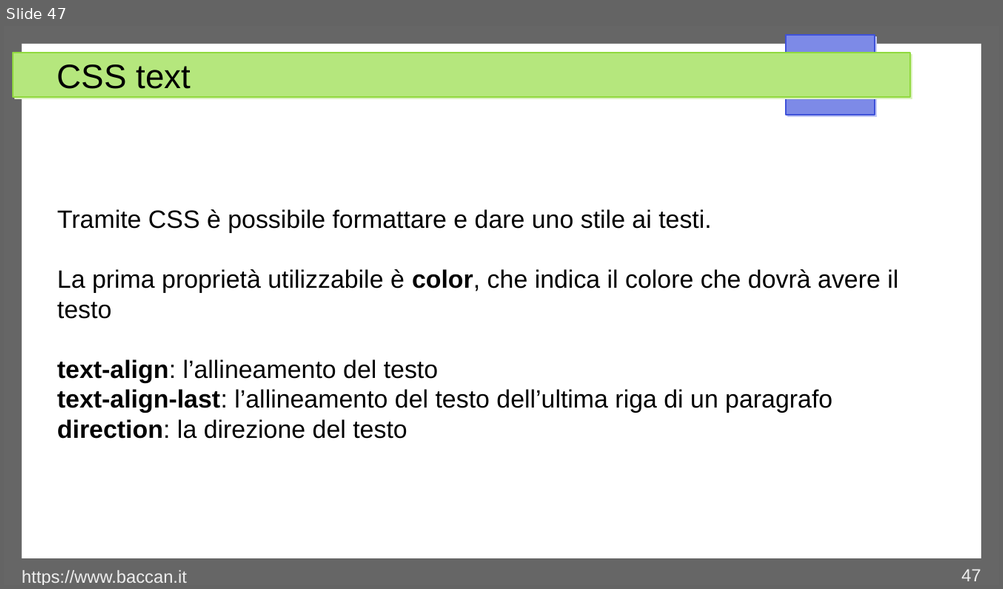
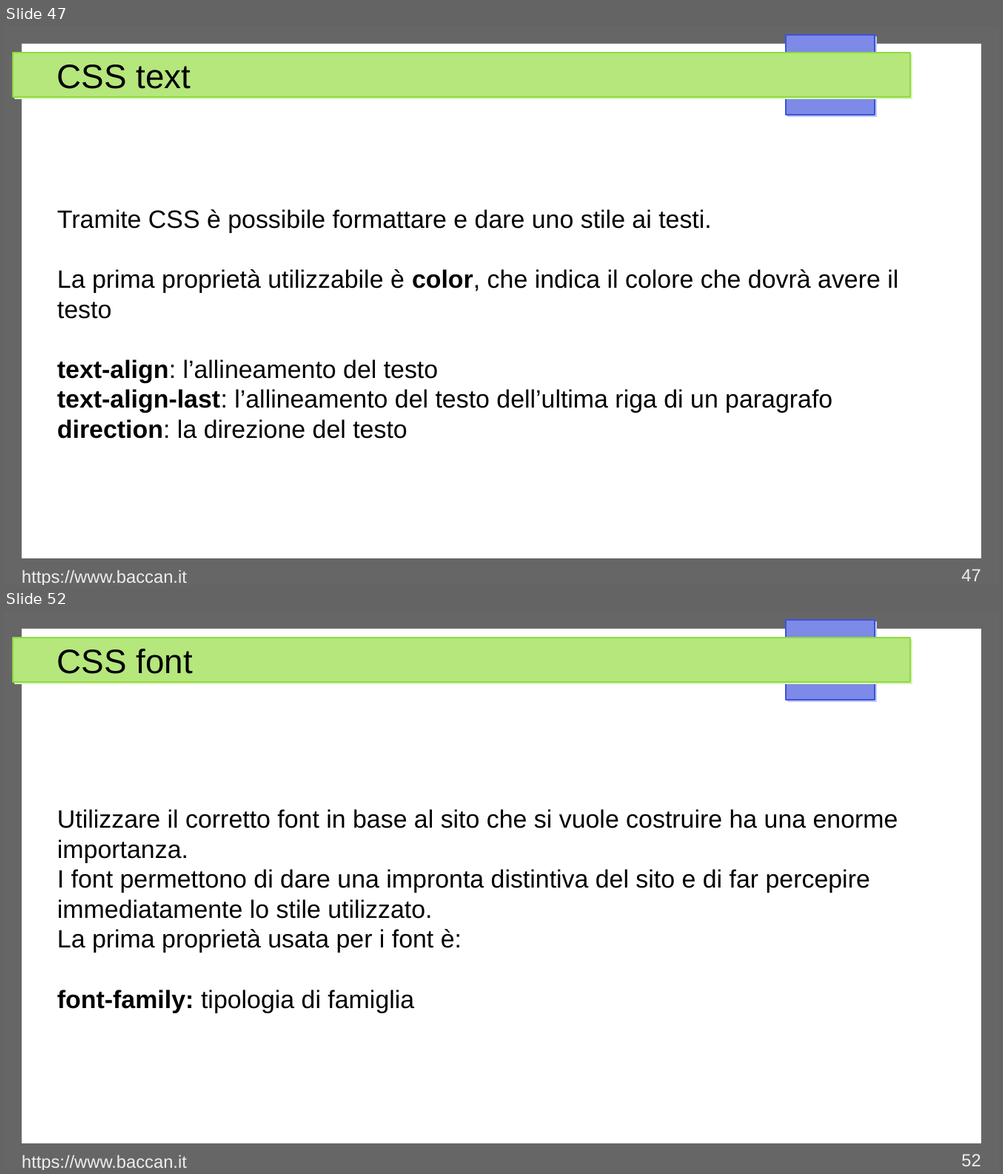
Before and after one commit to matteobaccan/CorsoCSS, a slide deck: Chapter_css.odp. Shown one above the other, each under a label of ours: slide 47 before the commit, slides 47 and 52 after it; the slides between them are not shown. The pictures are 1003x589 and 1003x1174 pixels, drawn with LibreOffice and Linux fonts; fonts in the diff are those of the drawing. Boxes give left, top, right and bottom in pixels: in the first picture for what was removed or moved away, otherwise in the second. Text is boxed around its words. In the diff, an @@ line names an element or a change of style, - is before the commit and + after.

Commit message:
Aggiornamento font

```diff
--- a/Chapter_css.odp
+++ b/Chapter_css.odp
@@ slide 52 added at <box>4,611,999,1170</box>, background #FFFFFF; not listed: 4 template elements that a slide beside it also shows @@
@@ title added at <box>57,649,193,674</box>, 27 pt, text #000000 @@
+CSS font
@@ text added at <box>57,809,898,1014</box>, 20 pt, text #000000 @@
+Utilizzare il corretto font in base al sito che si vuole costruire ha una enorme importanza.
+I font permettono di dare una impronta distintiva del sito e di far percepire immediatamente lo stile utilizzato.
+La prima proprietà usata per i font è:
+font-family: tipologia di famiglia
@@ text added at <box>22,1156,187,1170</box>, 14 pt, text #EEEEEE @@
+https://www.baccan.it
@@ page number added at <box>961,1154,980,1167</box>, 14 pt, text #EEEEEE @@
+52
```
Also in this commit, not shown: 1 slide changed, 9 other slides added, 6 other files.
